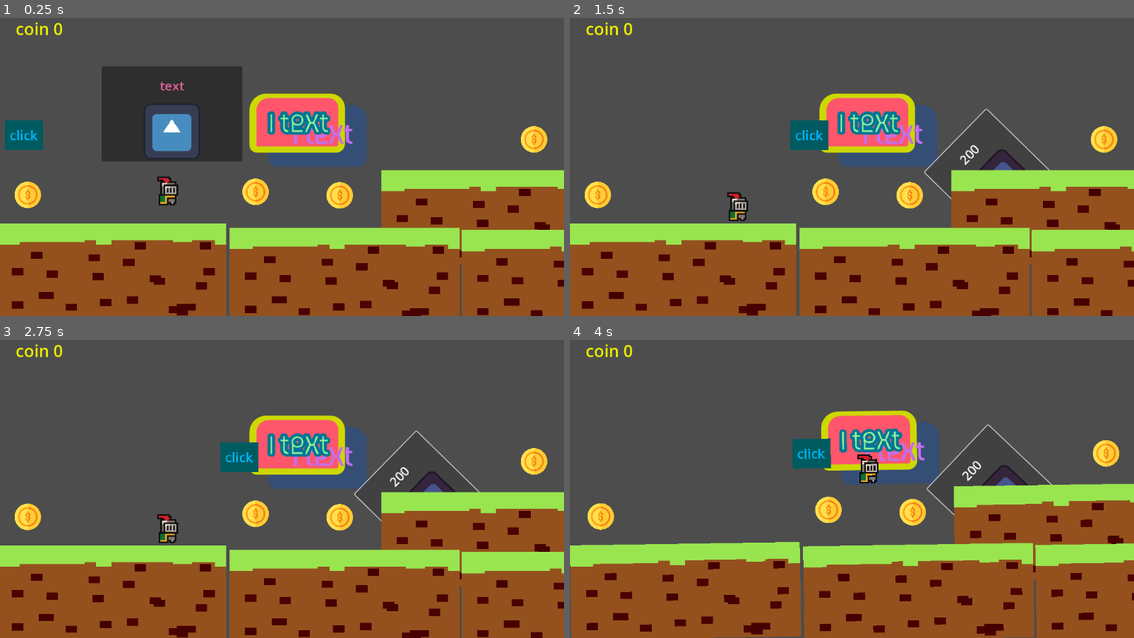
Above: before the commit, frames 1-4 (two rows, left to right).
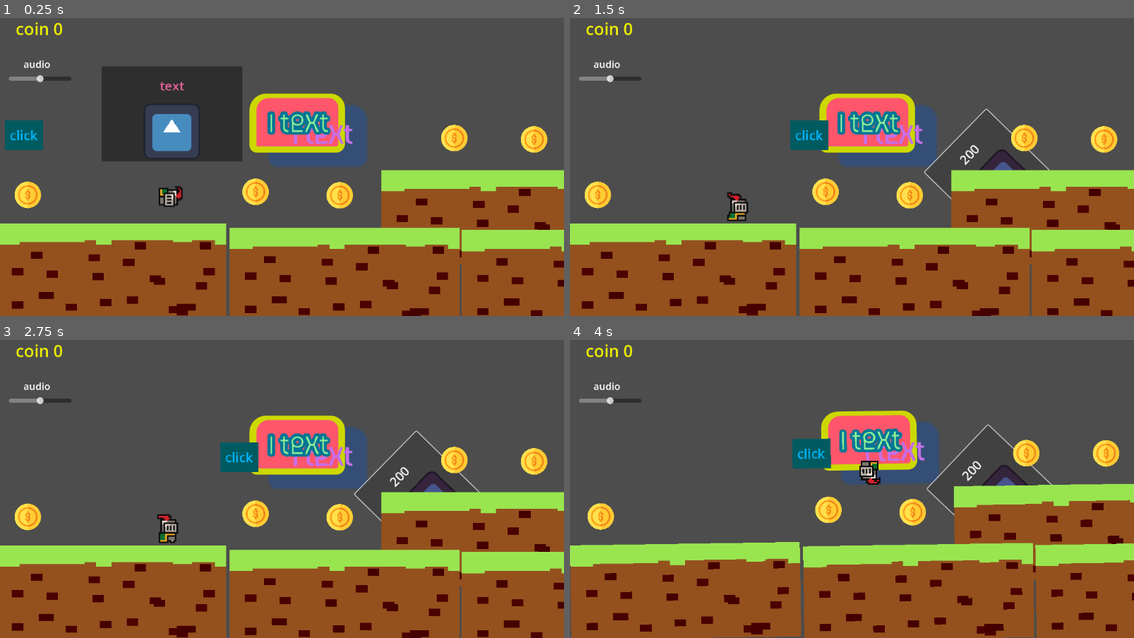
Above: after the commit, the same moments.

Repository: andreyka101/maxim_godot
Game: Godot game, scene res://level_1_2d.tscn
The game is run twice, just before and just after one commit, with the same random seed, the same clock (stepped at 60 frames per second) and the same inputs. The engine's default icon, where the game draws it, is replaced by a stand-in: a white triangle on a blue panel in a dark square.
Inputs:
- Up to frame 1 (0.25 s): no input
- Up to frame 2 (1.5 s): click "click" at 0.5 s; click "text" at 1.25 s
- Up to frame 3 (2.75 s): click "200" at 2 s
- Up to frame 4 (4 s): hold T (key_teleport_t) 2.78-3.53 s; hold Right (key_right) from 2.78 s (still down); tap Space (key_up) at 3.02, 3.77 s; tap T (key_teleport_t) at 3.6 s

The runs differ from the first frame. In frame 1, 0.9% of the frame differs, in the area x 1-83%, y 14-64%; in frame 2, 0.7%; in frame 3, 0.6%; in frame 4, 0.8%.

Commit message:
цвцвцв

Diff:
--- a/coin_area_2d.gd
+++ b/coin_area_2d.gd
@@ -18,7 +18,12 @@
 
 		# меняем переменную узлу или сцене
 		body.num_coin += 1
-		print(body.num_coin)
+		#print(body.num_coin)
+
+		body.text_coin.text = "coin " + str(body.num_coin)
+
+		# запускаем аудио
+		body.audio_coin.play()
 
 		# удаляем узел или сцена
 		queue_free()
--- /dev/null
+++ b/default_bus_layout.tres
@@ -0,0 +1,5 @@
+[gd_resource type="AudioBusLayout" format=3 uid="uid://cbe4j8opacuhe"]
+
+[resource]
+bus/0/volume_db = -80.0
+bus/0/send = &"New Bus"
--- a/level_1_2d.gd
+++ b/level_1_2d.gd
@@ -1,6 +1,16 @@
 
 # получаем главный узел сцены
 extends Node2D
+
+
+
+# HSlider - ползунок
+@onready var hs_lider:HSlider = $CanvasLayer/HSlider
+# AudioServer - хранилище аудио шин
+# AudioServer.get_bus_index(n) - получаем индекс шины по имени n
+var bus_index = AudioServer.get_bus_index("Master")
+
+
 
 
 # создание обычной переменной
@@ -16,8 +26,18 @@
 
 
 # метод _process вызывается при отрисовки каждого кадра
-#func _process(delta: float) -> void:
+func _process(delta: float) -> void:
 	#print("hello")
+	#print(hs_lider.value)
+	#print(bus_index)
+
+
+
+	# linear_to_db - преобразовывает float в децибелы
+	print(linear_to_db(hs_lider.value))
+	# AudioServer.set_bus_volume_db - меняем громкость шины по индексу
+	AudioServer.set_bus_volume_db(bus_index , linear_to_db(hs_lider.value))
+
 
 
 
--- a/level_1_2d.tscn
+++ b/level_1_2d.tscn
@@ -118,7 +118,7 @@
 [node name="coins" type="Node" parent="."]
 
 [node name="coin_area2D" parent="coins" instance=ExtResource("7_h4tyk")]
-position = Vector2(1663, 363)
+position = Vector2(1571, 359)
 
 [node name="coin_area2D2" parent="coins" instance=ExtResource("7_h4tyk")]
 position = Vector2(771, 366)
@@ -132,6 +132,12 @@
 [node name="coin_area2D5" parent="coins" instance=ExtResource("7_h4tyk")]
 position = Vector2(580, 358)
 
+[node name="coin_area2D6" parent="coins" instance=ExtResource("7_h4tyk")]
+position = Vector2(1031, 236)
+
+[node name="coin_area2D7" parent="coins" instance=ExtResource("7_h4tyk")]
+position = Vector2(1774, 350)
+
 [node name="CanvasLayer" type="CanvasLayer" parent="."]
 
 [node name="Label" type="Label" parent="CanvasLayer"]
@@ -141,9 +147,35 @@
 offset_bottom = 108.0
 theme_override_colors/font_color = Color(0.924272, 0.930262, 0, 1)
 theme_override_font_sizes/font_size = 34
-text = "coin 5"
+text = "coin 0"
 horizontal_alignment = 1
 vertical_alignment = 1
 
+[node name="HSlider" type="HSlider" parent="CanvasLayer"]
+offset_left = 18.0
+offset_top = 151.0
+offset_right = 146.0
+offset_bottom = 175.0
+max_value = 1.0
+step = 0.0
+value = 0.5
+
+[node name="Label2" type="Label" parent="CanvasLayer"]
+offset_left = 41.0
+offset_top = 109.0
+offset_right = 110.0
+offset_bottom = 157.0
+theme_override_font_sizes/font_size = 20
+text = "audio
+"
+horizontal_alignment = 1
+vertical_alignment = 1
+
+[node name="coin_area2D" parent="." instance=ExtResource("7_h4tyk")]
+position = Vector2(1981, 348)
+
+[node name="coin_area2D2" parent="." instance=ExtResource("7_h4tyk")]
+position = Vector2(2251, 353)
+
 [connection signal="button_down" from="Button" to="." method="_on_button_button_down"]
 [connection signal="pressed" from="Button2" to="Button2" method="_on_pressed"]
--- a/player_2d.gd
+++ b/player_2d.gd
@@ -7,6 +7,8 @@
 @onready var sprite :AnimatedSprite2D  = get_node("AnimatedSprite2D")
 @onready var camera :Camera2D  = get_node("Camera2D")
 @onready var text_coin = get_node("../CanvasLayer/Label")
+# AudioStreamPlayer - воспроизводит звук
+@onready var audio_coin :AudioStreamPlayer = $AudioStreamPlayer
 
 
 var num_jump = 0
@@ -15,14 +17,14 @@
 
 
 # метод _process - вызывается с каждым тактом процессора нужна для вычисления чего либо
-func _process(delta: float) -> void:
+#func _process(delta: float) -> void:
 
 	#if(position.y < 450):
 		# гравитация
 		#position.y += 10
 
 		# отображаем количество монет
-		text_coin.text = "coin " + str(num_coin)
+
 
 
 
@@ -66,11 +68,11 @@
 
 
 	# анимируем движение игрока
-	if(Input.is_action_pressed("key_right")and num_jump == 0):
+	if(Input.is_action_pressed("key_right")and velocity.y == 0):
 		sprite.play("run")
-	elif(Input.is_action_pressed("key_left")and num_jump == 0):
+	elif(Input.is_action_pressed("key_left")and velocity.y == 0):
 		sprite.play("run")
-	elif(num_jump == 0):
+	elif(velocity.y == 0):
 		sprite.play("idel")
 
 
@@ -89,6 +91,9 @@
 	# прыжок игрока через velocity
 	if(Input.is_action_just_pressed("key_up") and is_on_floor()):
 		velocity.y = -700
+
+	if(velocity.y != 0):
+		sprite.play("jump")
 
 
 
--- a/player_2d.tscn
+++ b/player_2d.tscn
@@ -1,7 +1,8 @@
-[gd_scene load_steps=41 format=3 uid="uid://bhgr64b02qsue"]
+[gd_scene load_steps=42 format=3 uid="uid://bhgr64b02qsue"]
 
 [ext_resource type="Script" path="res://player_2d.gd" id="1_0fhqs"]
 [ext_resource type="Texture2D" uid="uid://ctf6uwai5q2bn" path="res://sprites/knight.png" id="2_ksp6y"]
+[ext_resource type="AudioStream" uid="uid://jujgotcivf7l" path="res://coin_sound.mp3" id="3_huiut"]
 
 [sub_resource type="CapsuleShape2D" id="CapsuleShape2D_8mjeo"]
 radius = 30.0
@@ -299,10 +300,8 @@
 position = Vector2(4, -10)
 scale = Vector2(3.65625, 3.65625)
 sprite_frames = SubResource("SpriteFrames_tgady")
-animation = &"jump"
+animation = &"run"
 autoplay = "idel"
-frame = 7
-frame_progress = 1.0
 
 [node name="Camera2D" type="Camera2D" parent="."]
 ignore_rotation = false
@@ -320,3 +319,6 @@
 drag_right_margin = 0.0
 editor_draw_limits = true
 editor_draw_drag_margin = true
+
+[node name="AudioStreamPlayer" type="AudioStreamPlayer" parent="."]
+stream = ExtResource("3_huiut")
Not shown, added: coin_sound.mp3.import
Not shown, added: coin_sound.mp3
